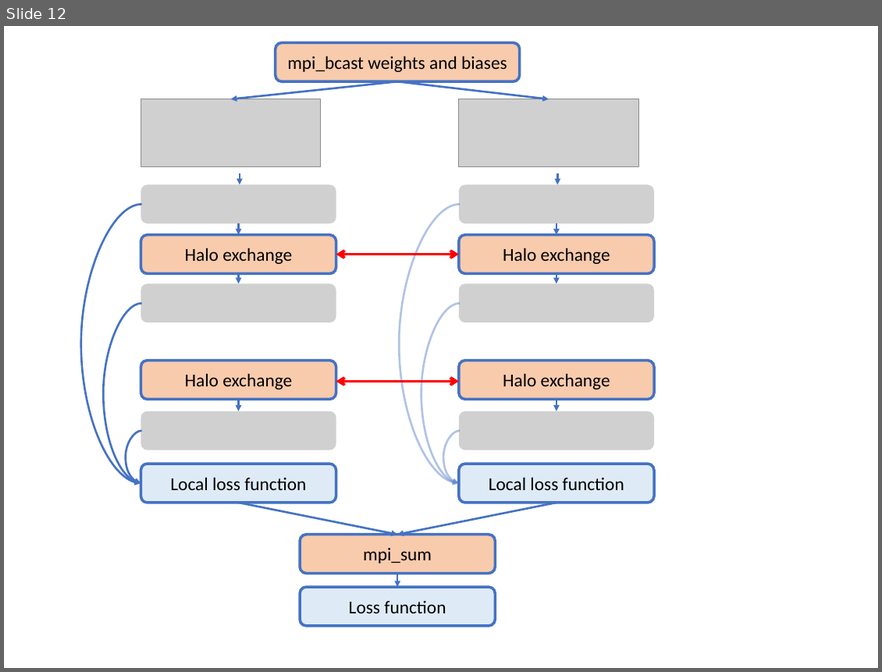
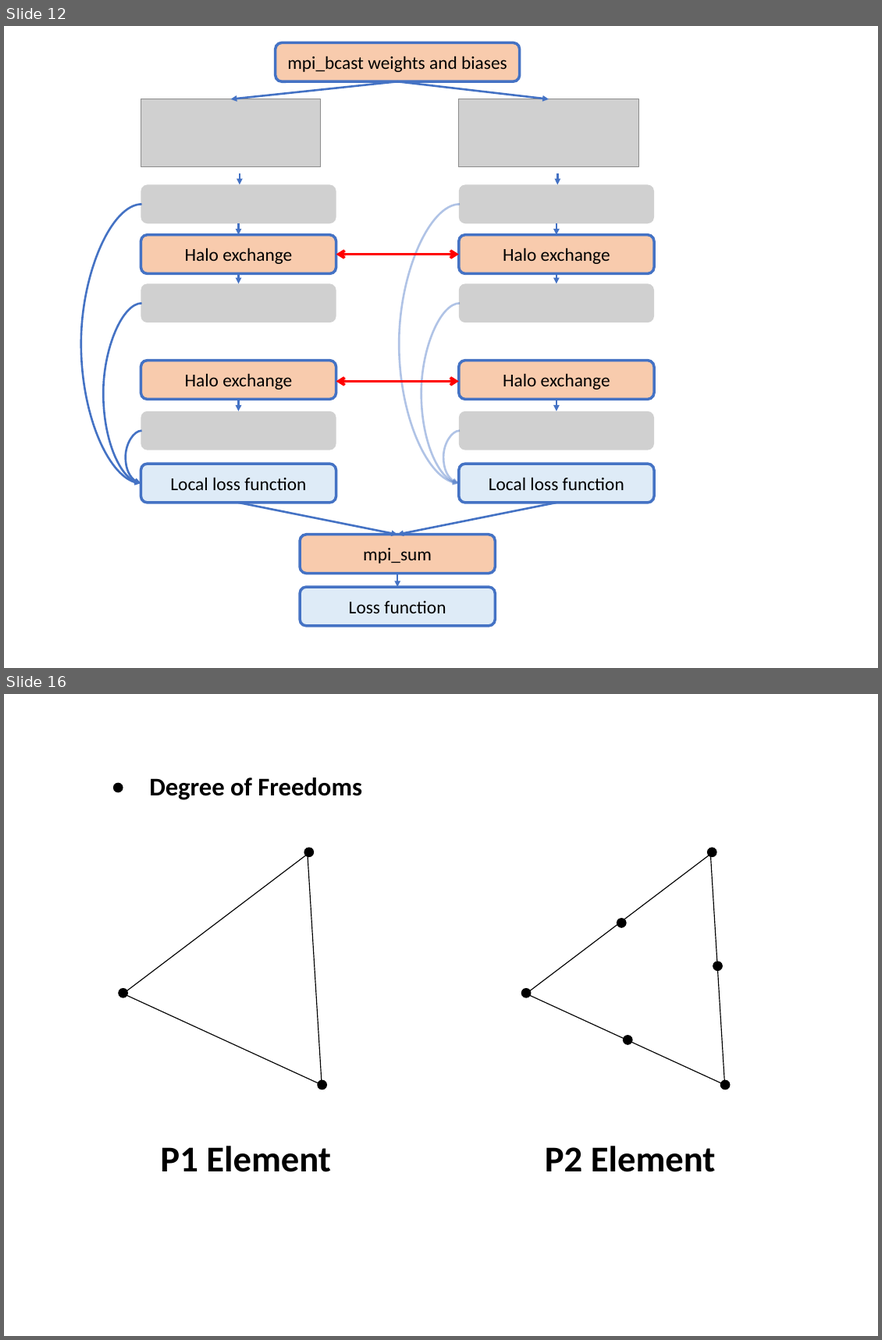
Before and after one commit to ADCMEMarket/ADCMEImages, a slide deck: Slides/figures.pptx. Shown one above the other, each under a label of ours: slide 12 before the commit, slides 12 and 16 after it; the slides between them are not shown. The pictures are 882x672 and 882x1340 pixels, drawn with LibreOffice and Linux fonts; fonts in the diff are those of the drawing; grey boxes stand for pictures; background and template pictures are left out. Boxes give left, top, right and bottom in pixels: in the first picture for what was removed or moved away, otherwise in the second. Text is boxed around its words. In the diff, an @@ line names an element or a change of style, - is before the commit and + after.

```diff
--- a/Slides/figures.pptx
+++ b/Slides/figures.pptx
@@ slide 16 added at bbox=[4, 694, 878, 1336], background #FFFFFF @@
@@ ellipse added at bbox=[112, 782, 123, 792], fill #000000 @@
@@ text added at bbox=[149, 777, 362, 800], 28 pt, text #000000, bold @@
+Degree of Freedoms
@@ triangle added at bbox=[123, 809, 406, 1085], outline #000000 1 pt @@
@@ triangle added at bbox=[526, 809, 809, 1085], outline #000000 1 pt @@
@@ ellipse added at bbox=[304, 848, 314, 857], fill #000000 @@
@@ ellipse added at bbox=[707, 848, 716, 857], fill #000000 @@
@@ ellipse added at bbox=[616, 918, 626, 928], fill #000000 @@
@@ ellipse added at bbox=[712, 962, 722, 971], fill #000000 @@
@@ ellipse added at bbox=[118, 988, 128, 998], fill #000000 @@
@@ ellipse added at bbox=[521, 988, 531, 998], fill #000000 @@
@@ ellipse added at bbox=[623, 1035, 633, 1045], fill #000000 @@
@@ ellipse added at bbox=[318, 1080, 327, 1089], fill #000000 @@
@@ ellipse added at bbox=[720, 1080, 730, 1089], fill #000000 @@
@@ text added at bbox=[160, 1146, 331, 1172], 40 pt, text #000000, bold @@
+P1 Element
@@ text added at bbox=[545, 1146, 715, 1172], 40 pt, text #000000, bold @@
+P2 Element
```
Also in this commit, not shown: 3 other slides added.
